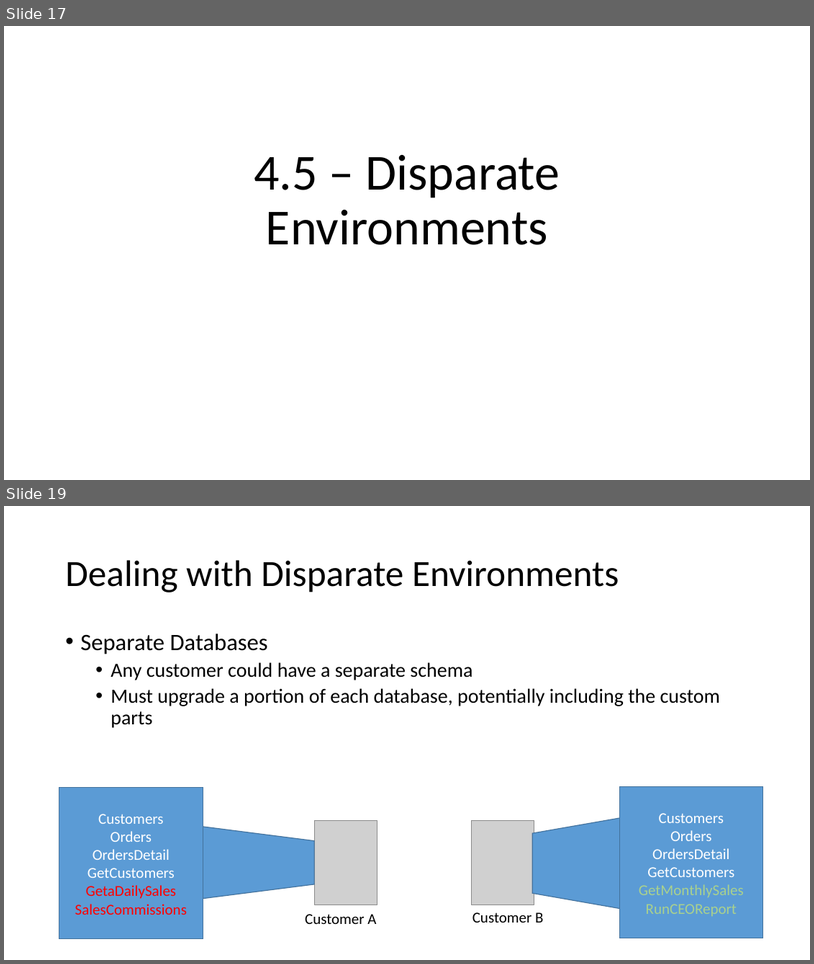
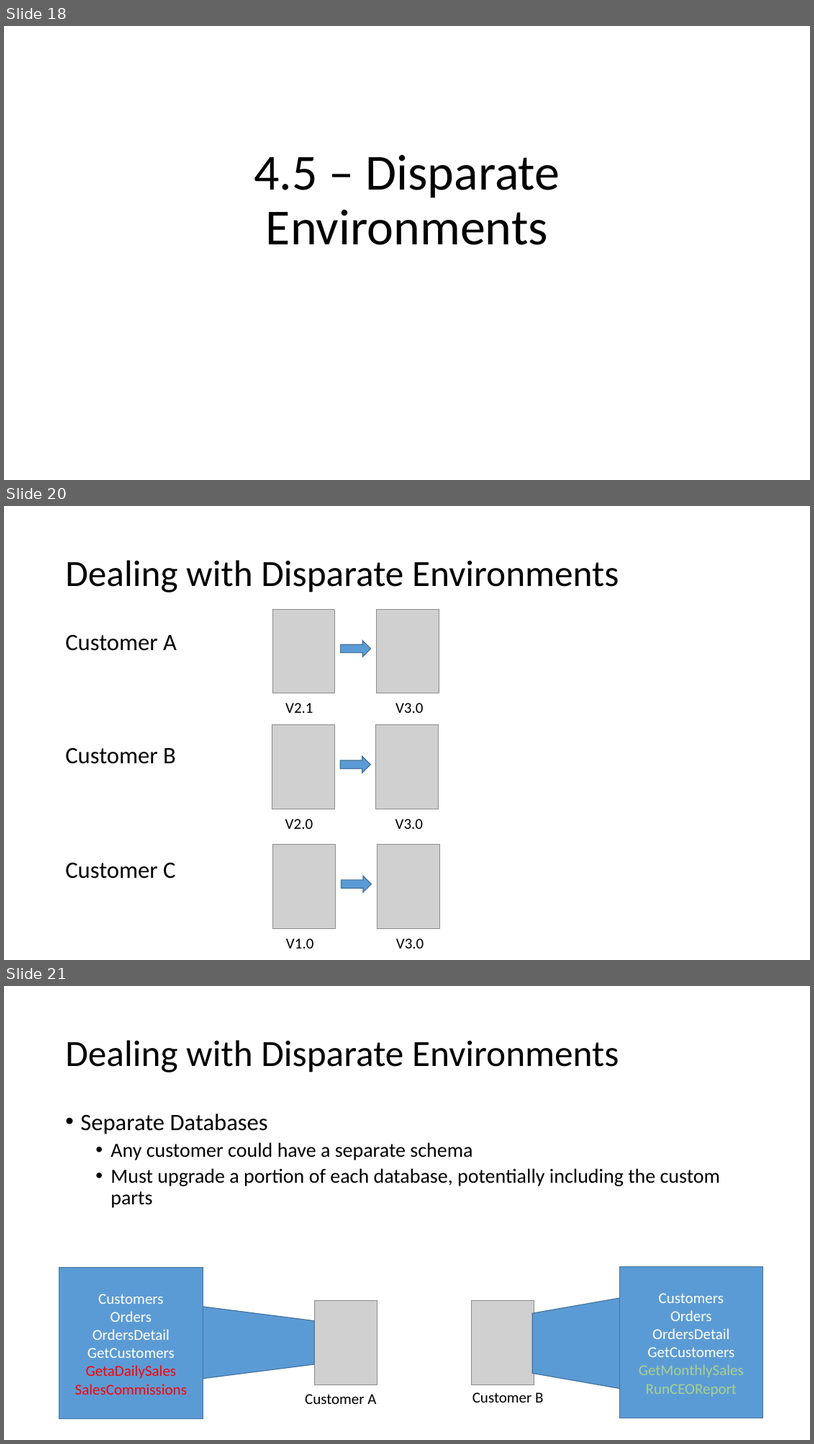
Before and after one commit to way0utwest/DatabaseDevOpsMS, a slide deck: Section 4 - Advanced Topics/4.0DatabaseDevOps.pptx. Shown one above the other, each under a label of ours: slides 17 and 19 before the commit, slides 18, 20 and 21 after it; the slides between them are not shown. The pictures are 814x964 and 814x1444 pixels, drawn with LibreOffice and Linux fonts; fonts in the diff are those of the drawing; grey boxes stand for pictures. Boxes give left, top, right and bottom in pixels: in the first picture for what was removed or moved away, otherwise in the second. Text is boxed around its words. In the diff, an @@ line names an element or a change of style, - is before the commit and + after.

```diff
--- a/Section 4 - Advanced Topics/4.0DatabaseDevOps.pptx
+++ b/Section 4 - Advanced Topics/4.0DatabaseDevOps.pptx
@@ slide 20 added at <box>4,506,810,960</box>, background #FFFFFF @@
@@ title added at <box>65,560,619,592</box>, 44 pt, text #000000 @@
+Dealing with Disparate Environments
@@ picture added at <box>273,609,335,693</box> @@
@@ picture added at <box>377,609,439,693</box> @@
@@ text added at <box>65,634,177,651</box>, 28 pt, text #000000 @@
+Customer A
@@ right arrow added at <box>341,641,371,656</box>, fill #5B9BD5, outline #43739E 1 pt @@
@@ text added at <box>286,703,313,713</box>, 18 pt, text #000000 @@
+V2.1
@@ text added at <box>396,703,423,713</box>, 18 pt, text #000000 @@
+V3.0
@@ picture added at <box>273,725,335,809</box> @@
@@ picture added at <box>376,725,438,809</box> @@
@@ text added at <box>65,747,176,764</box>, 28 pt, text #000000 @@
+Customer B
@@ right arrow added at <box>340,757,370,773</box>, fill #5B9BD5, outline #43739E 1 pt @@
@@ text added at <box>286,818,313,829</box>, 18 pt, text #000000 @@
+V2.0
@@ text added at <box>396,818,423,829</box>, 18 pt, text #000000 @@
+V3.0
@@ picture added at <box>273,844,335,928</box> @@
@@ picture added at <box>377,844,440,928</box> @@
@@ text added at <box>65,862,175,878</box>, 28 pt, text #000000 @@
+Customer C
@@ right arrow added at <box>342,875,372,892</box>, fill #5B9BD5, outline #43739E 1 pt @@
@@ text added at <box>286,938,314,948</box>, 18 pt, text #000000 @@
+V1.0
@@ text added at <box>396,938,424,948</box>, 18 pt, text #000000 @@
+V3.0
@@ what was slide 17 is now slide 18 @@
@@ what was slide 19 is now slide 21 @@
```
Also in this commit, not shown: 7 slides changed, 1 other slide added, 6 other files.
